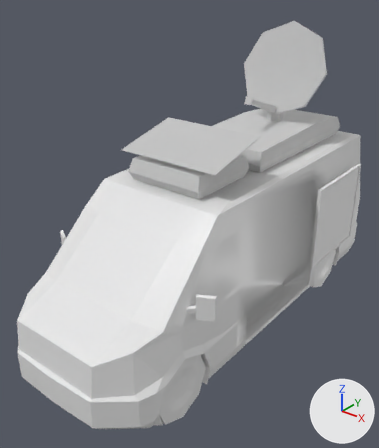
The FBX model Assets/JEFF/Van drive.fbx as it was, and as the next commit left it.
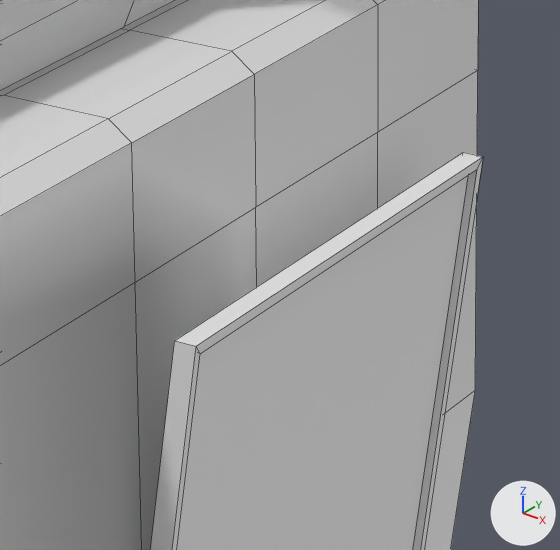
Each version appears first whole from a 50 mm camera at (3.79, -5.26, 4.52) aimed at (-0.09, -0.42, 1.51), and next in a close-up on the part from 78% to 98% of the width and 32% to 49% of the height. The axes (+X, +Y, +Z) are drawn at lower right. The lights are the same throughout. The older version's two pictures come first. The close-ups show mesh edges as thin lines. Vertices at exactly the same position are counted once.

In view in the first close-up: 'Van'.
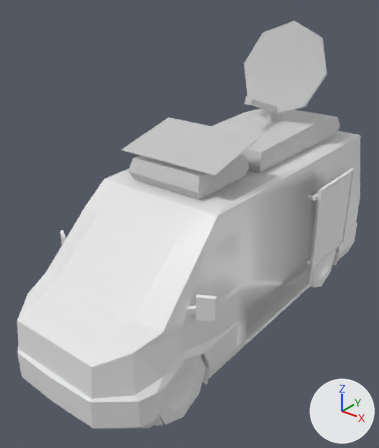
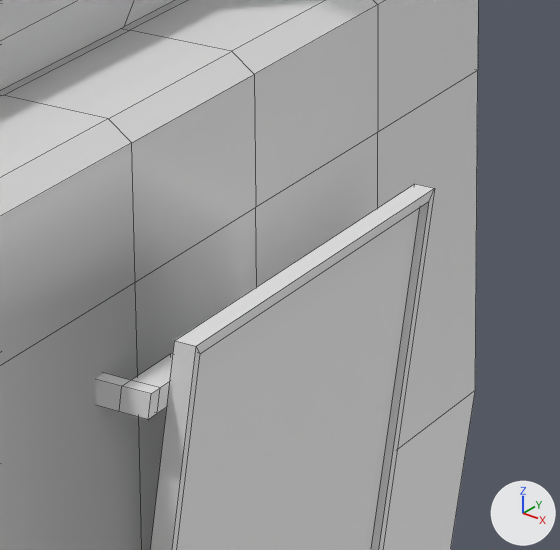
Commit message: van with panel

Edits to the scene script, one JSON object a line:
```json
{"block": "me_cube_007", "where": "# used by ob_van; location = (0.0, 0.0, 0.0)"}
{"block": "me_cube_007", "where": "# verts and faces of me_cube_007; kept vertices keep their numbers, new ones are numbered from 810"}
{"block": "me_cube_007", "where": "# before: 796 (1.04, 2.28, 0.62), 797 (1.04, 2.28, 1.85) at pixel (463, 152), 800 (1.08, 2.26, 0.64), 801 (1.08, 2.26, 1.82) at pixel (477, 169), 802 (1.08, 2.28, 1.85) at pixel (483, 156)"}
{"block": "me_cube_007", "where": "# before: 803 (1.08, 2.28, 0.62), 806 (1.06, 2.26, 1.82), 807 (1.06, 2.26, 0.64)"}
{"op": "remove", "block": "me_cube_007", "code": "me_cube_007.from_pydata(...)  # 810 vertices, 762 faces; spans x -1.22..1.22, y -2.86..2.69, z 0.0..3.86"}
{"op": "add", "block": "me_cube_007", "code": "me_cube_007.from_pydata(...)  # 858 vertices, 806 faces; spans x -1.22..1.22, y -2.86..2.69, z 0.0..3.86"}
{"block": "me_cube_007", "change": "me_cube_007 part 1: a new loose piece of 24 vertices spanning x 0.83..1.04, y 0.86..1.1, z 1.71..1.76, in mat_board (white #e7e7e7)"}
{"block": "me_cube_007", "change": "me_cube_007 part 2"}
{"op": "add", "block": "me_cube_007", "code": "for i in [796, 797, *range(800, 804), 806, 807]: verts[i] += (0.0, -0.25, 0.0)"}
{"block": "me_cube_007", "change": "other edits to the shape of me_cube_007 do not show in these pictures"}
```

Where the change shows, as pixel boxes (x1, y1, x2, y2) in the close-ups (560 x 550 px; the box of a moved part takes in the faces that stretch with it):
```json
{"object": "Van", "change": "reshaped", "before": [0, 0, 483, 550], "after": [0, 0, 478, 550]}
{"part": 1, "of": "me_cube_007", "change": "added", "after": [95, 354, 173, 419]}
{"part": 2, "of": "me_cube_007", "change": "moved or reshaped", "before": [175, 153, 483, 550], "after": [175, 184, 435, 550]}
```
